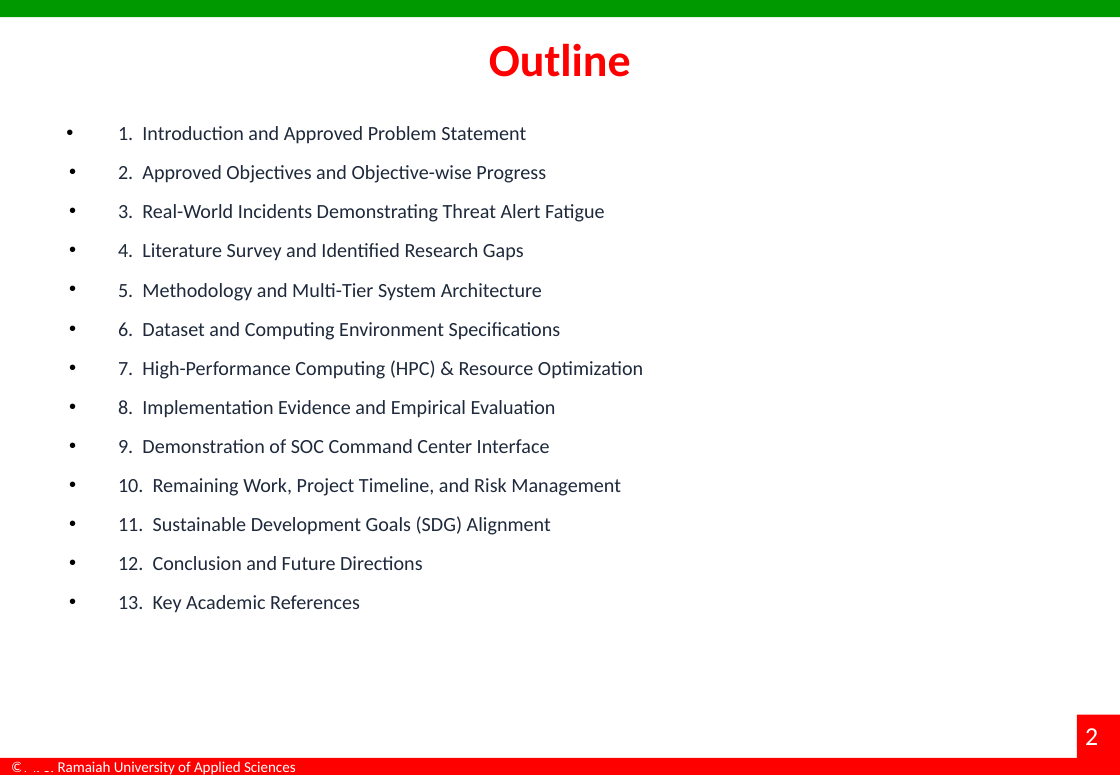
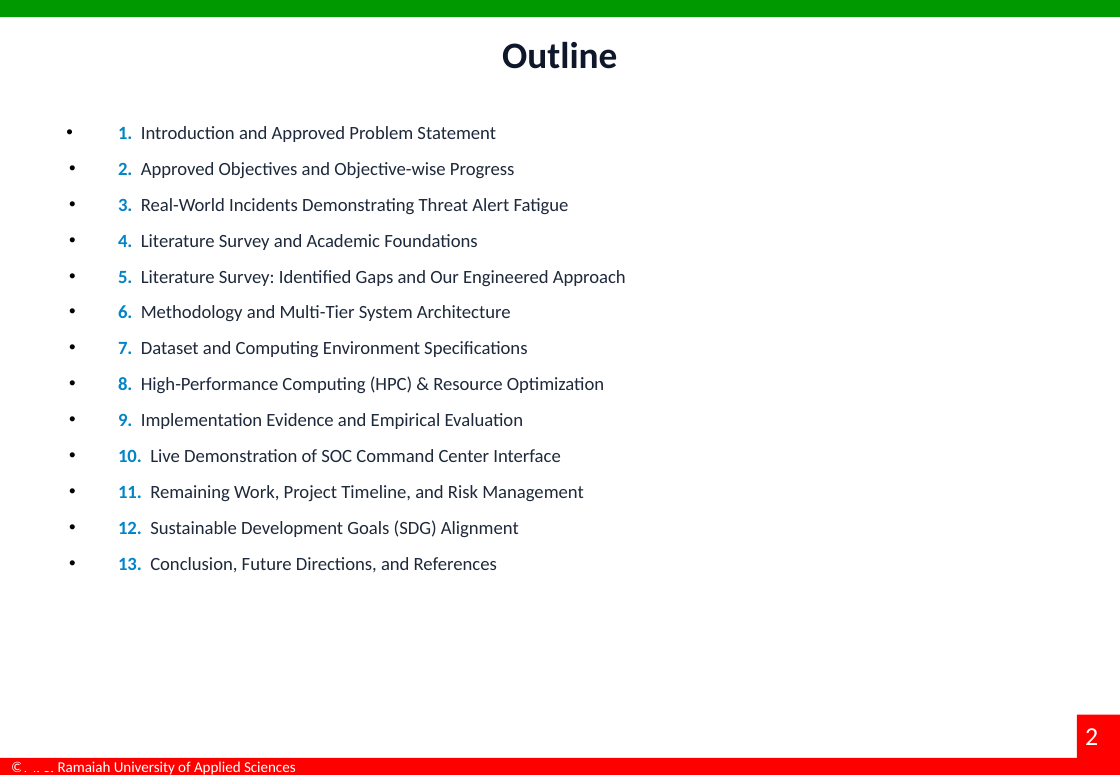
Before and after one commit to Alchemist-2905/Alert-triage, a slide deck: slide 2 of docs/Interim_Project_Presentation_TeamAlpha.pptx. Drawn at 1120x775 pixels with LibreOffice and Linux fonts; fonts in the diff are those of the drawing; background and template pictures are left out. Boxes give left, top, right and bottom in pixels: in the first picture for what was removed or moved away, otherwise in the second. Text is boxed around its words. In the diff, an @@ line names an element or a change of style, - is before the commit and + after.

Commit message:
docs: standardize all presentation fonts to Calibri with strict hierarchy

```diff
--- a/docs/Interim_Project_Presentation_TeamAlpha.pptx
+++ b/docs/Interim_Project_Presentation_TeamAlpha.pptx
@@ title "Outline" at (502,41,617,69): size 32 to 26 pt, text colour #FF0000 to #0F172A; more space between paragraphs @@
@@ text at (118,126,569,214): size 14 to 13 pt in "1. Introduction and Approved Problem Statement", "2. Approved Objectives and Objective-wise Progress", "3. Real-World Incidents Demonstrating Threat Alert Fatigue"; text colour #1E293B to #0284C7, bold on in "1.", "2.", "3."; less space between paragraphs @@
@@ text at (118,234,626,572): text changed; size 14 to 13 pt @@
-• 4. Literature Survey and Identified Research Gaps
-• 5. Methodology and Multi-Tier System Architecture
-• 6. Dataset and Computing Environment Specifications
-• 7. High-Performance Computing (HPC) & Resource Optimization
-• 8. Implementation Evidence and Empirical Evaluation
-• 9. Demonstration of SOC Command Center Interface
-• 10. Remaining Work, Project Timeline, and Risk Management
-• 11. Sustainable Development Goals (SDG) Alignment
-• 12. Conclusion and Future Directions
-• 13. Key Academic References
+• 4. Literature Survey and Academic Foundations
+• 5. Literature Survey: Identified Gaps and Our Engineered Approach
+• 6. Methodology and Multi-Tier System Architecture
+• 7. Dataset and Computing Environment Specifications
+• 8. High-Performance Computing (HPC) & Resource Optimization
+• 9. Implementation Evidence and Empirical Evaluation
+• 10. Live Demonstration of SOC Command Center Interface
+• 11. Remaining Work, Project Timeline, and Risk Management
+• 12. Sustainable Development Goals (SDG) Alignment
+• 13. Conclusion, Future Directions, and References
```
Also in this commit, not shown: 16 other slides changed.
